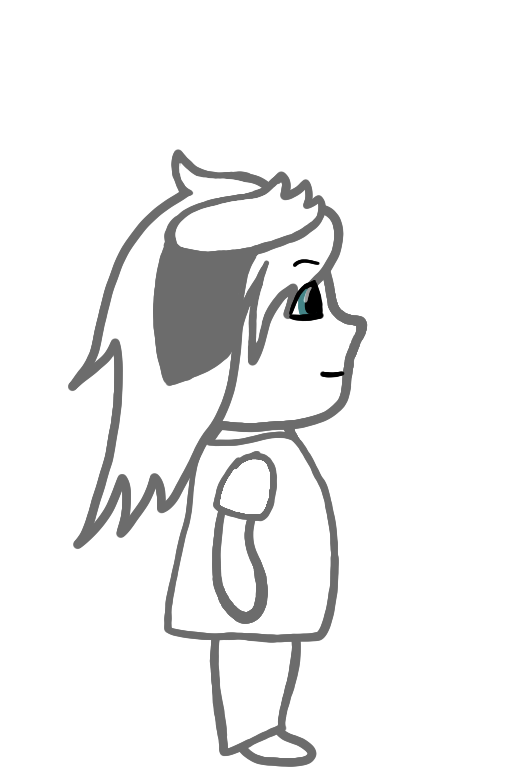
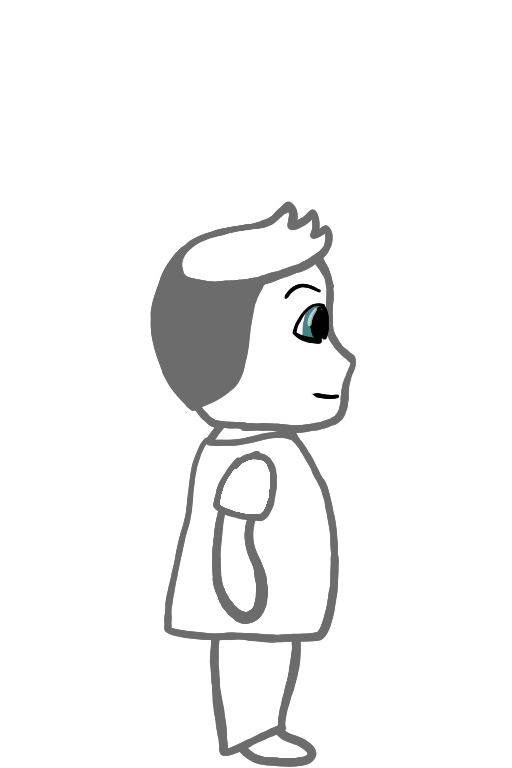
Revision of a layered 512x768 image; what changed, layer by layer:
removed layer "Paint Layer 19" from group "Face" over [256, 256, 368, 433]
removed layer "Paint Layer 20" from group "Face" over [256, 192, 366, 320]
removed layer "Paint Layer 21" from group "Face" over [256, 256, 320, 320]
added layer "Paint Layer 35" in group "Face" over [256, 256, 368, 433]
added layer "Paint Layer 36" in group "Face" over [256, 256, 368, 384]
hid group "Hair Long" (2 layers), moved it above "Hair Short" over [68, 149, 368, 550]
painted on "Paint Layer 13" over [68, 149, 368, 550]
renamed "Paint Layer 14" to "Paint Layer 38", painted on it over [68, 149, 368, 550]
painted on "Paint Layer 31" over [128, 149, 368, 512]
painted on "Paint Layer 32" over [68, 149, 368, 384]
moved "Head" above "Sleeve" over [68, 149, 368, 550]
removed layer "Paint Layer 9" from group "Head" over [128, 192, 368, 448]
removed layer "Paint Layer 18" from group "Head" over [68, 149, 368, 550]
added layer "Paint Layer 34" in group "Head" over [128, 192, 368, 448]
added layer "Paint Layer 37" in group "Head" over [68, 149, 368, 550]
painted on "Paint Layer 23" over [128, 384, 352, 533]
painted on "Copy of Paint Layer 10" over [128, 320, 368, 533]
